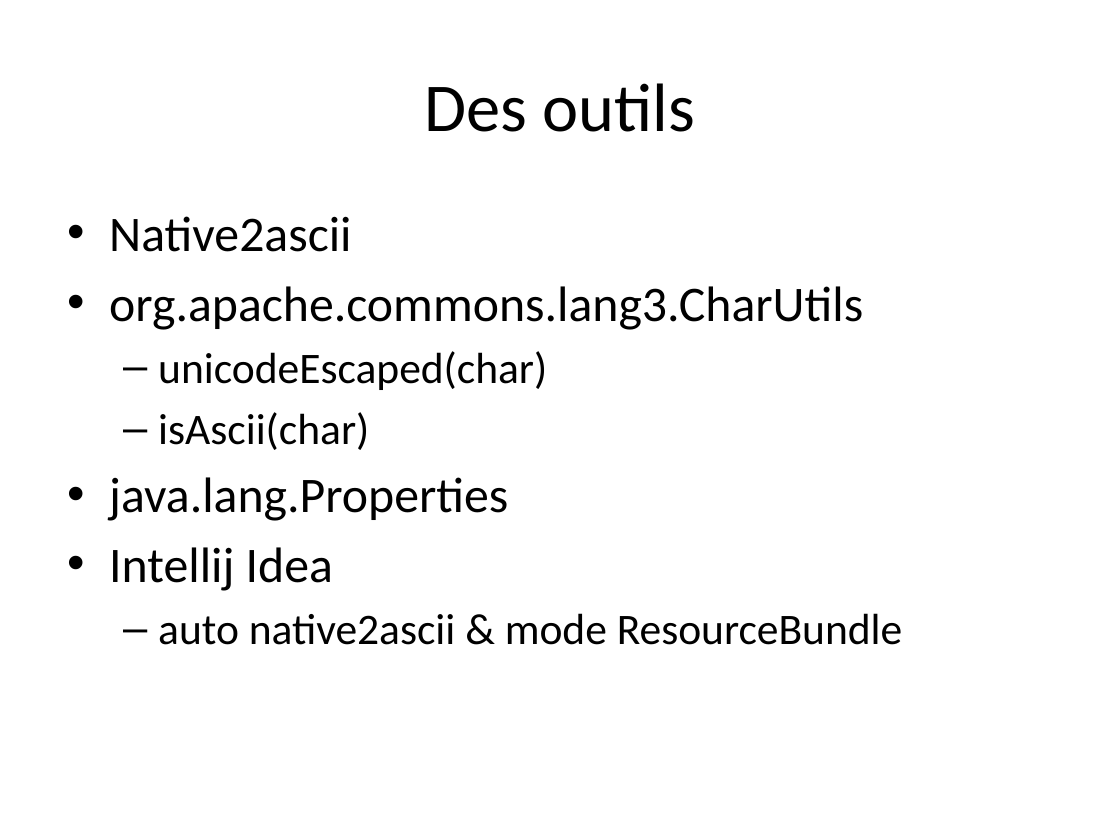
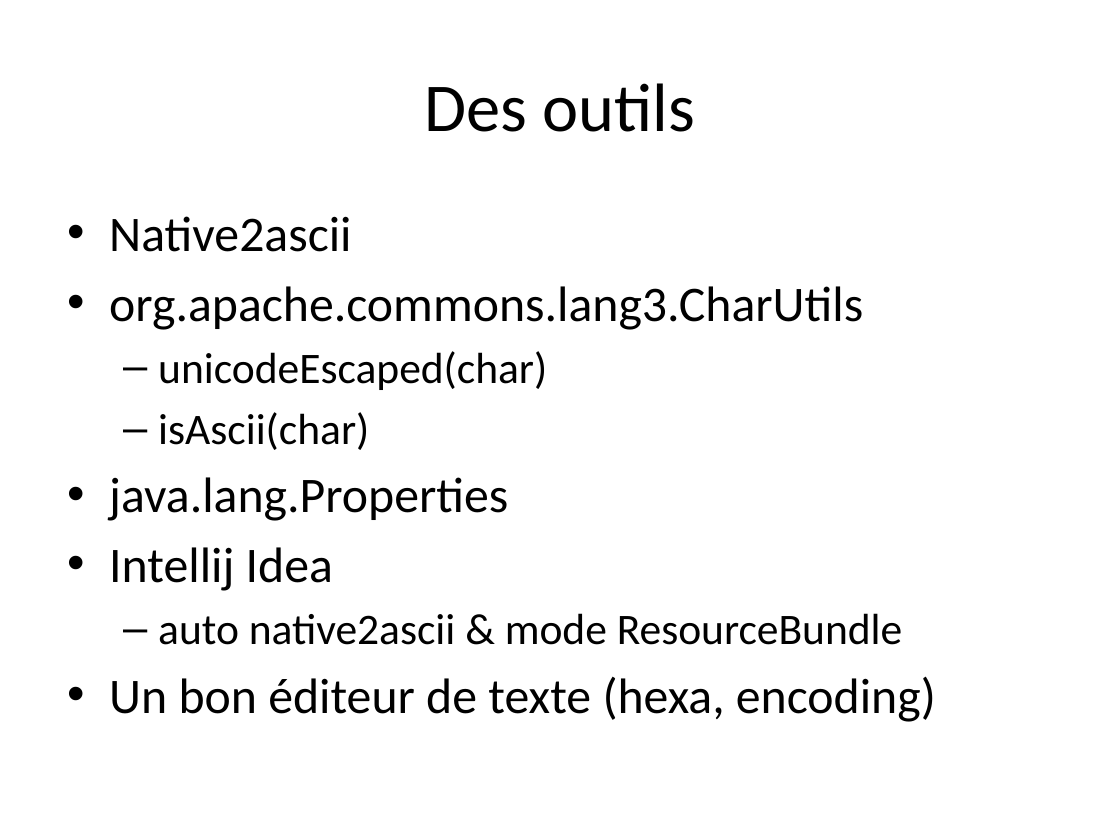
Before and after one commit to dbaeli/ez18n, a slide deck: slide 19 of ez18n-slides/ez18n_theorie.pptx (slide 18 before the commit). Drawn at 1120x840 pixels with LibreOffice and Linux fonts; fonts in the diff are those of the drawing; background and template pictures are left out. Boxes give left, top, right and bottom in pixels: in the first picture for what was removed or moved away, otherwise in the second. Text is boxed around its words. In the diff, an @@ line names an element or a change of style, - is before the commit and + after.

```diff
--- a/ez18n-slides/ez18n_theorie.pptx
+++ b/ez18n-slides/ez18n_theorie.pptx
@@ text at (109,676,936,722): paragraph added @@
+• Un bon éditeur de texte (hexa, encoding)
```
Also in this commit, not shown: 7 other slides changed, 2 slides added, 4 slides removed, 1 other file.
